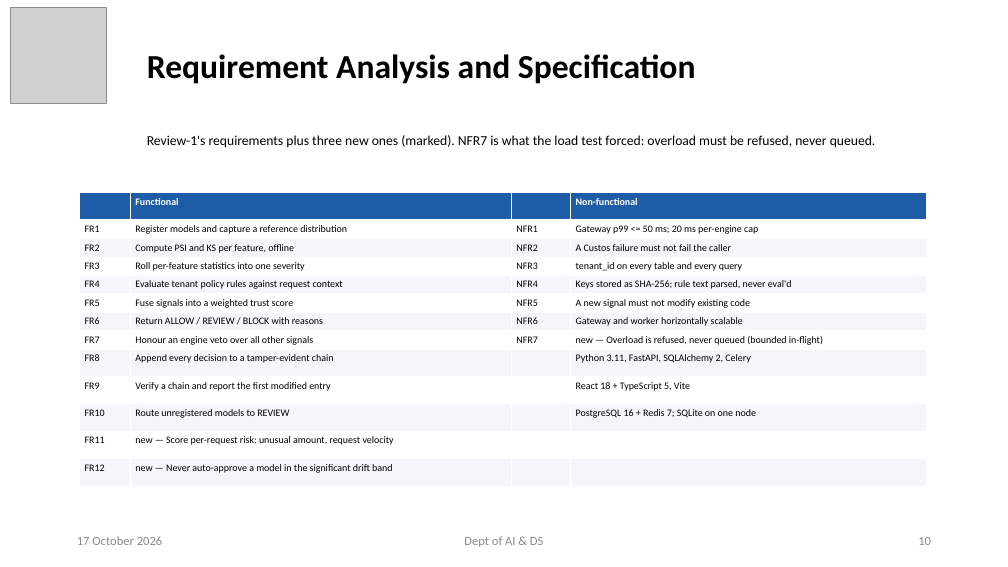
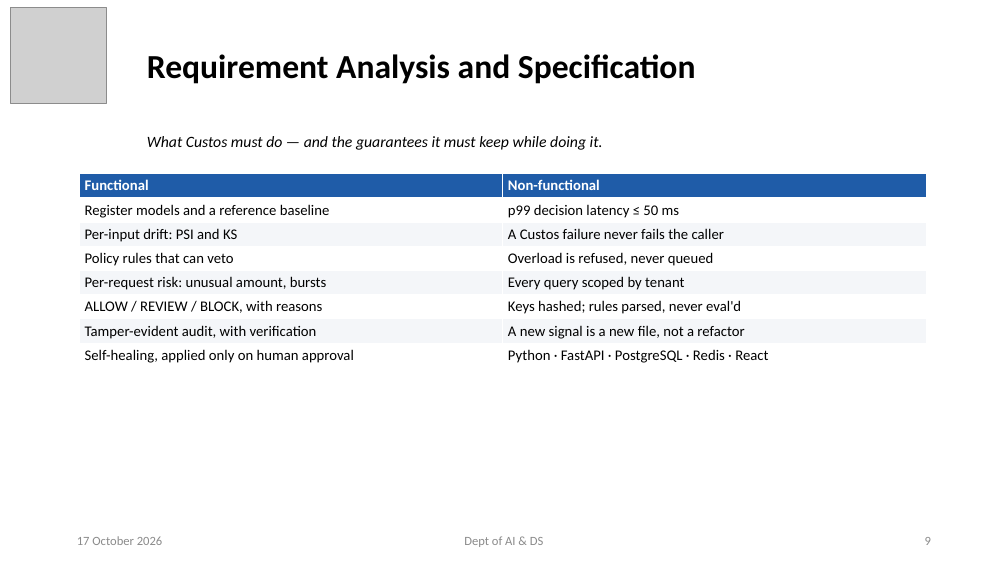
Before and after one commit to ayushpandey0201/custos, a slide deck: slide 9 of docs/presentations/Custos_Phase2_Review2.pptx (slide 10 before the commit). Drawn at 1008x567 pixels with LibreOffice and Linux fonts; fonts in the diff are those of the drawing; grey boxes stand for pictures. Boxes give left, top, right and bottom in pixels: in the first picture for what was removed or moved away, otherwise in the second. Text is boxed around its words. In the diff, an @@ line names an element or a change of style, - is before the commit and + after.

```diff
--- a/docs/presentations/Custos_Phase2_Review2.pptx
+++ b/docs/presentations/Custos_Phase2_Review2.pptx
@@ subtitle at <box>147,136,603,150</box>: text changed; size 13 to 15 pt; italic on @@
-Review-1's requirements plus three new ones (marked). NFR7 is what the load test forced: overload must be refused, never queued.
+What Custos must do — and the guarantees it must keep while doing it.
@@ table at <box>79,174,926,367</box> @@
- | Functional |  | Non-functional
-FR1 | Register models and capture a reference distribution | NFR1 | Gateway p99 <= 50 ms; 20 ms per-engine cap
-FR2 | Compute PSI and KS per feature, offline | NFR2 | A Custos failure must not fail the caller
-FR3 | Roll per-feature statistics into one severity | NFR3 | tenant_id on every table and every query
-FR4 | Evaluate tenant policy rules against request context | NFR4 | Keys stored as SHA-256; rule text parsed, never eval'd
-FR5 | Fuse signals into a weighted trust score | NFR5 | A new signal must not modify existing code
-FR6 | Return ALLOW / REVIEW / BLOCK with reasons | NFR6 | Gateway and worker horizontally scalable
-FR7 | Honour an engine veto over all other signals | NFR7 | new — Overload is refused, never queued (bounded in-flight)
-FR8 | Append every decision to a tamper-evident chain |  | Python 3.11, FastAPI, SQLAlchemy 2, Celery
-FR9 | Verify a chain and report the first modified entry |  | React 18 + TypeScript 5, Vite
-FR10 | Route unregistered models to REVIEW |  | PostgreSQL 16 + Redis 7; SQLite on one node
-FR11 | new — Score per-request risk: unusual amount, request velocity |  | 
-FR12 | new — Never auto-approve a model in the significant drift band |  | 
+Functional | Non-functional
+Register models and a reference baseline | p99 decision latency ≤ 50 ms
+Per-input drift: PSI and KS | A Custos failure never fails the caller
+Policy rules that can veto | Overload is refused, never queued
+Per-request risk: unusual amount, bursts | Every query scoped by tenant
+ALLOW / REVIEW / BLOCK, with reasons | Keys hashed; rules parsed, never eval'd
+Tamper-evident audit, with verification | A new signal is a new file, not a refactor
+Self-healing, applied only on human approval | Python · FastAPI · PostgreSQL · Redis · React
@@ table: place and size @@
-table at <box>79,193,926,477</box>
+table at <box>79,174,926,367</box>
@@ page number at <box>925,537,931,545</box>: text changed @@
-10
+9
```
Also in this commit, not shown: 13 other slides changed, 1 slide added, 11 slides removed, 8 other files.
